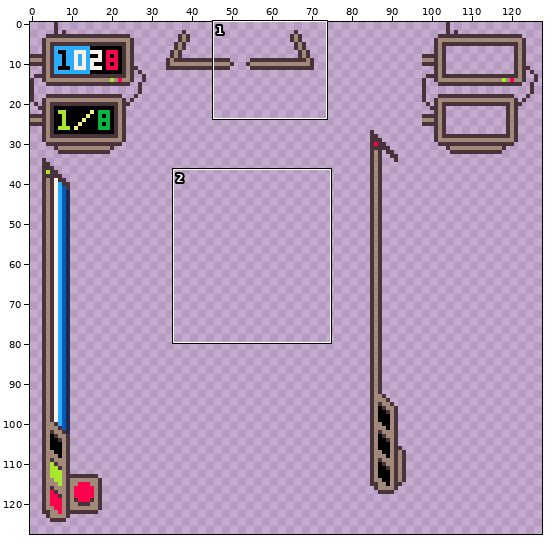
Two states of a pixel-art file, artwork/UI_Elements_Aseprite.aseprite. The picture above shows the old version from afar; the outline marks the close-up.
Close-up. Before:
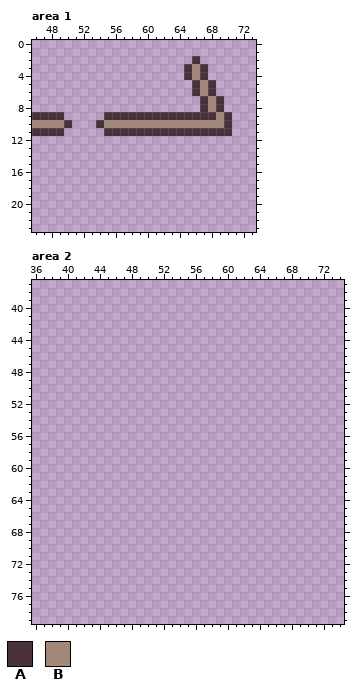
128x128 pixels, 1 frame. Shown: area 1: x 46..73, y 0..23; area 2: x 36..74, y 37..79.
Palette (. is transparent): A #49333b  B #a28879
Pixels before, area 1, first column x 46:
 2 ....................A....
 3 ...................ABA...
 4 ...................ABA...
 5 ....................ABA..
 6 ....................ABA..
 7 .....................ABA.
 8 .....................ABA.
 9 AAAA.....AAAAAAAAAAAAAABA
10 BBBBA...ABBBBBBBBBBBBBBBA
11 AAAA.....AAAAAAAAAAAAAAAA
Now the later version:
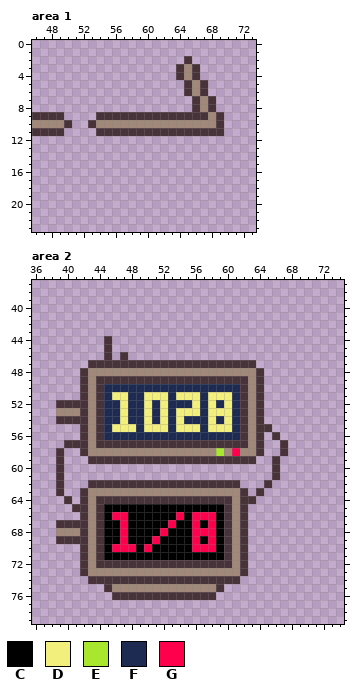
Colours new in this view: C #000000  D #f3ef7d  E #a8e72e  F #1d2b53  G #ff004d
What changed:
Changed rows in their new state; - is an unchanged pixel.
Area 1:
first column x 53:
 2 ------------A.----
 3 -----------ABA.---
 4 -----------ABA.---
 5 ------------ABA.--
 6 ------------ABA.--
 7 -------------ABA.-
 8 -------------ABA.-
 9 -A-------------BA.
10 AB--------------A.
11 -A---------------.
Area 2:
first column x 39:
44 ------A----------------------
45 ------A----------------------
46 ------A-A--------------------
47 ----AAAAAAAAAAAAAAAAAAAAA----
48 ---ABBBBBBBBBBBBBBBBBBBBBA---
49 ---ABAAAAAAAAAAAAAAAAAAABA---
50 ---ABAFFFFFFFFFFFFFFFFFABA---
51 ---ABAFDDFFDDDFDDDFDDDFABA---
52 AAAABAFFDFFDFDFFFDFDFDFABA---
53 BBBABAFFDFFDFDFDDDFDDDFABA---
54 AAAABAFFDFFDFDFDFFFDFDFABA---
55 ---ABAFDDDFDDDFDDDFDDDFABAA--
56 ---ABAFFFFFFFFFFFFFFFFFABA-A-
57 -AAABAAAAAAAAAAAAAAAAAAABA--A
58 A--ABBBBBBBBBBBBBBBBEBGBBA--A
59 A---AAAAAAAAAAAAAAAAAAAAA--A-
60 A--------------------------A-
61 A--------------------------A-
62 A---AAAAAAAAAAAAAAAAAAA---A--
63 A--ABBBBBBBBBBBBBBBBBBBA-A---
64 -A-ABAAAAAAAAAAAAAAAAABAA----
65 --AABACCCCCCCCCCCCCCCABA-----
66 ---ABACGGCCCCCCGCGGGCABA-----
67 AAAABACCGCCCCCGCCGCGCABA-----
68 BBBABACCGCCCCGCCCGGGCABA-----
69 AAAABACCGCCCGCCCCGCGCABA-----
70 ---ABACGGGCGCCCCCGGGCABA-----
71 ---ABACCCCCCCCCCCCCCCABA-----
72 ---ABAAAAAAAAAAAAAAAAABA-----
73 ---ABBBBBBBBBBBBBBBBBBBA-----
74 ----AAAAAAAAAAAAAAAAAAA------
75 ------ABBBBBBBBBBBBBA--------
76 -------AAAAAAAAAAAAA---------
Pixel boxes of the changes (left, top, right, bottom) in both close-ups:
changed: (176, 56, 232, 136)
changed: (88, 112, 104, 136)
added: (56, 336, 288, 600)
